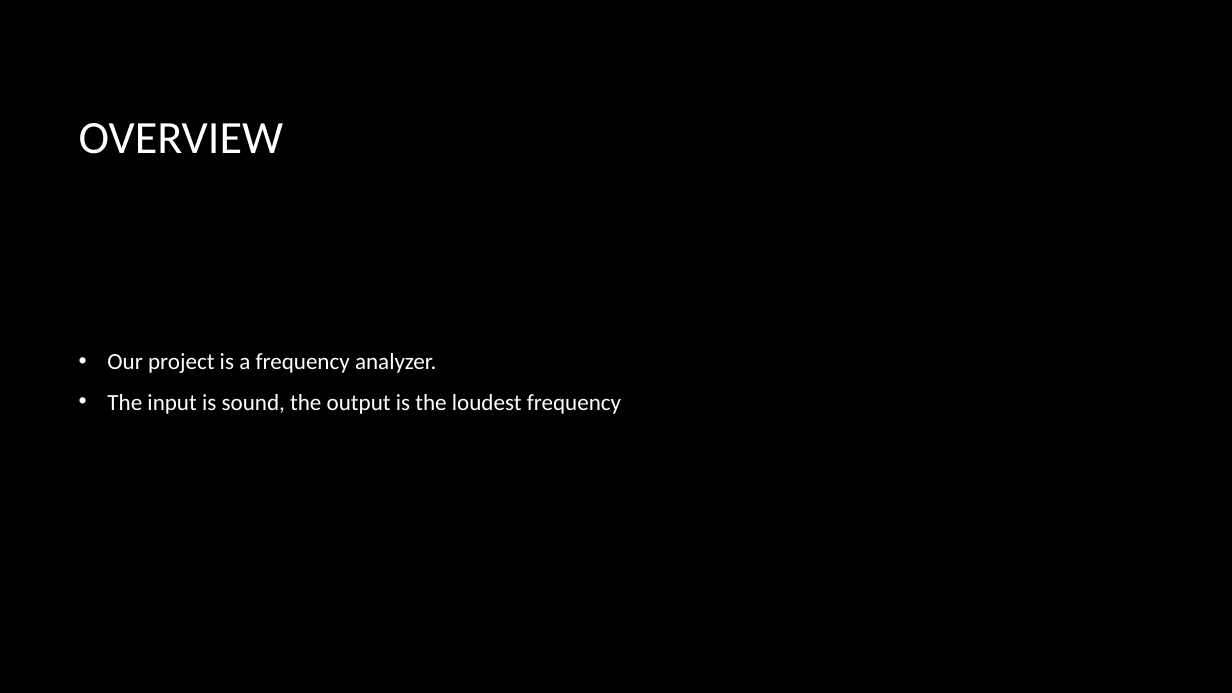
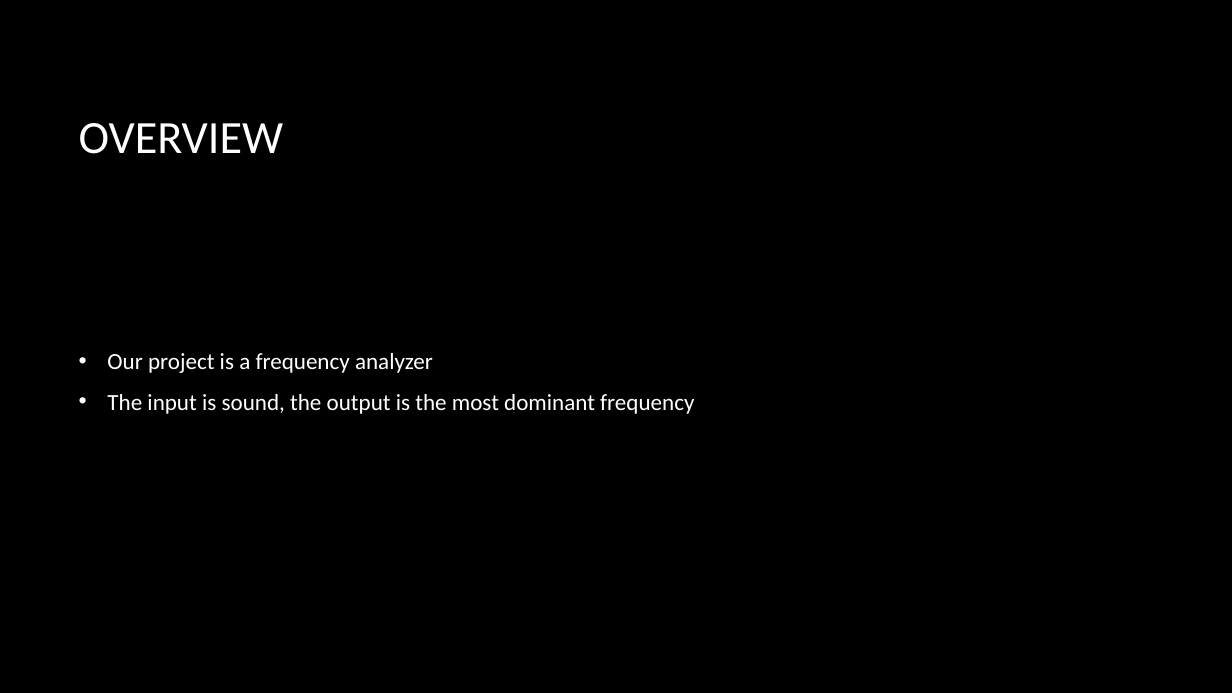
Before and after one commit to TheJonBovi/Pitch_Identifier, a slide deck: slide 2 of embedded C project .pptx. Drawn at 1232x693 pixels with LibreOffice and Linux fonts; fonts in the diff are those of the drawing; background and template pictures are left out. Boxes give left, top, right and bottom in pixels: in the first picture for what was removed or moved away, otherwise in the second. Text is boxed around its words. In the diff, an @@ line names an element or a change of style, - is before the commit and + after.

```diff
--- a/embedded C project .pptx
+++ b/embedded C project .pptx
@@ text at bbox=[107, 353, 694, 414]: text changed @@
-• Our project is a frequency analyzer.
-• The input is sound, the output is the loudest frequency
+• Our project is a frequency analyzer
+• The input is sound, the output is the most dominant frequency
```
Also in this commit, not shown: 7 other slides changed, 6 slides added, 2 slides removed.
